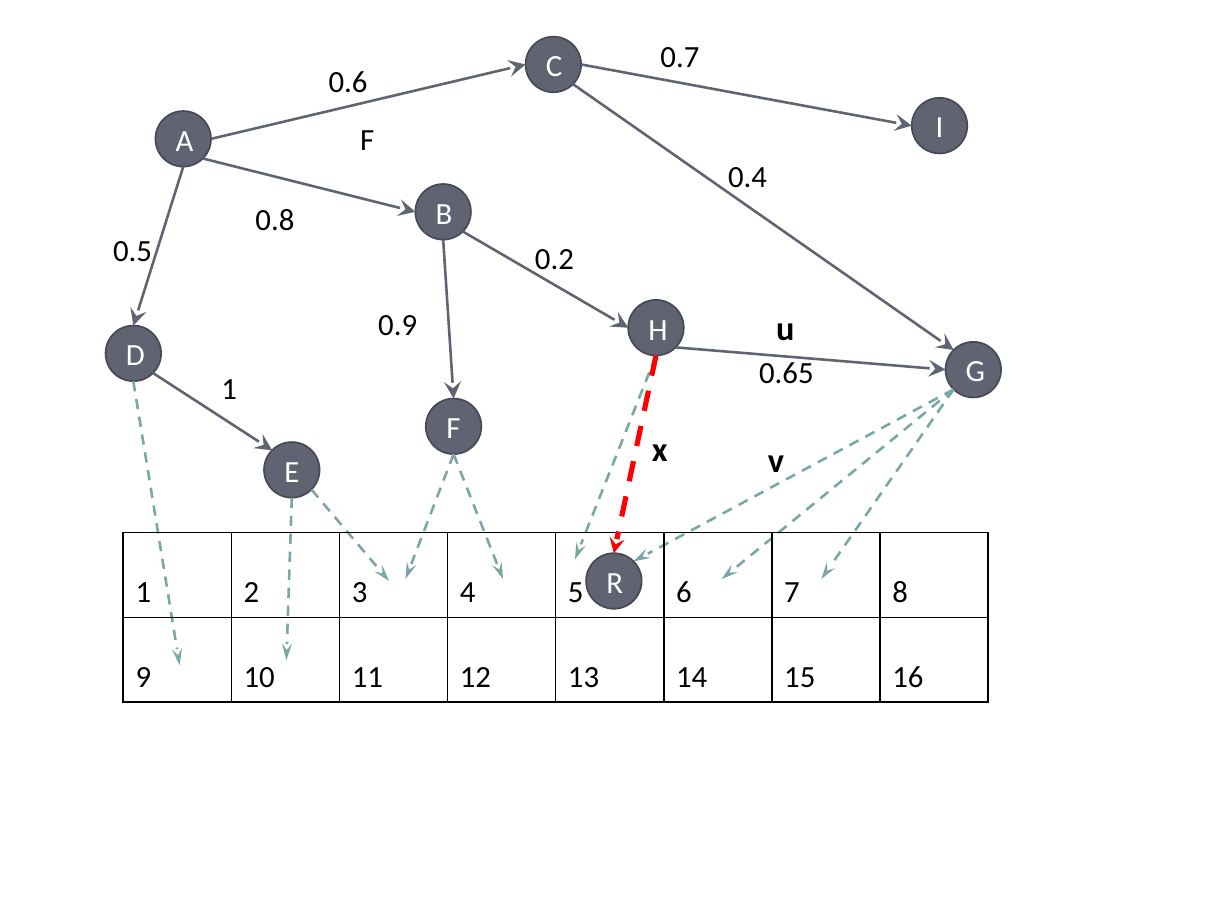
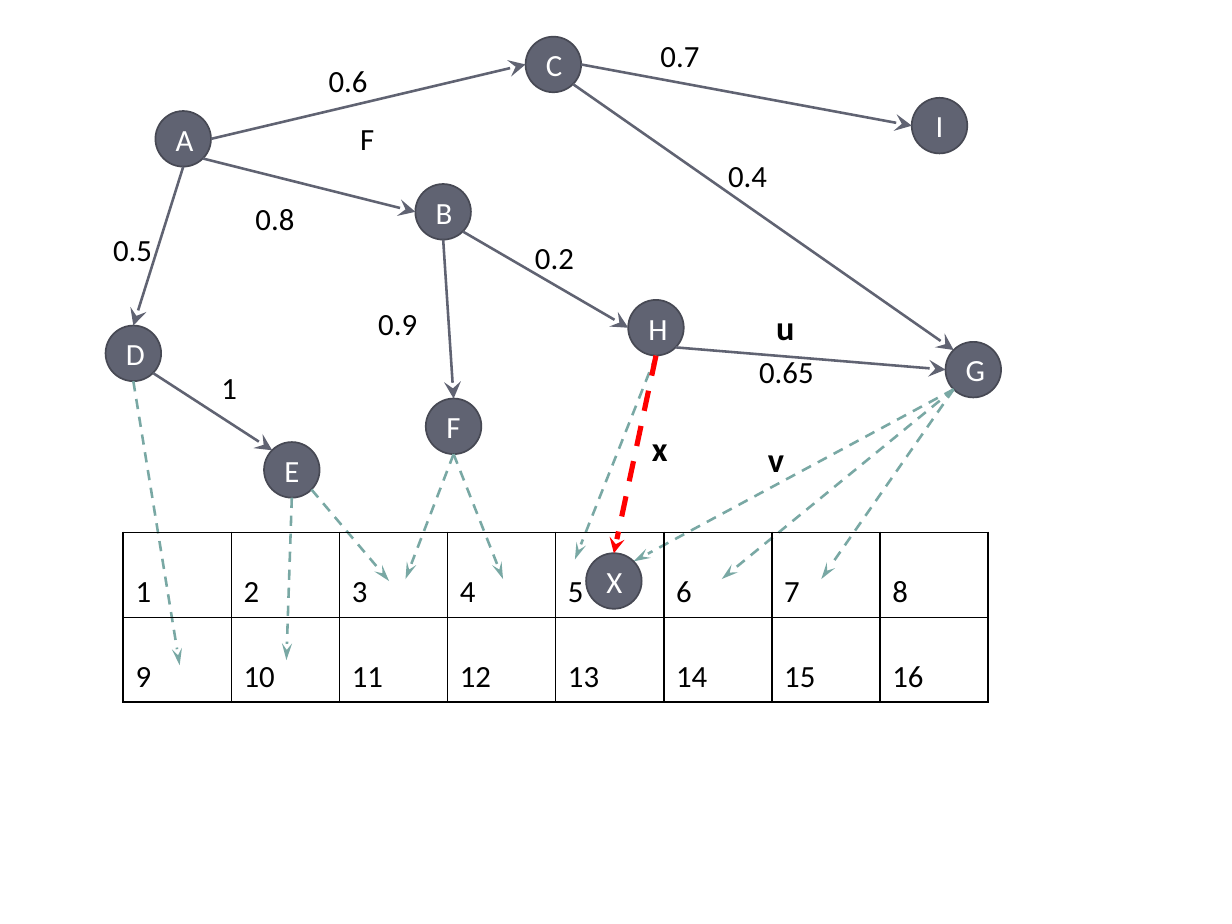
Before and after one commit to Nithanaroy/MastersThesisPaper, a slide deck: slide 6 of graphics/figure_source.pptx. Drawn at 1232x924 pixels with LibreOffice and Linux fonts; fonts in the diff are those of the drawing. Boxes give left, top, right and bottom in pixels: in the first picture for what was removed or moved away, otherwise in the second. Text is boxed around its words. In the diff, an @@ line names an element or a change of style, - is before the commit and + after.

```diff
--- a/graphics/figure_source.pptx
+++ b/graphics/figure_source.pptx
@@ text in ellipse at (x1=606, y1=573, x2=622, y2=593): text changed @@
-R
+X
```
Also in this commit, not shown: 3 other files.
